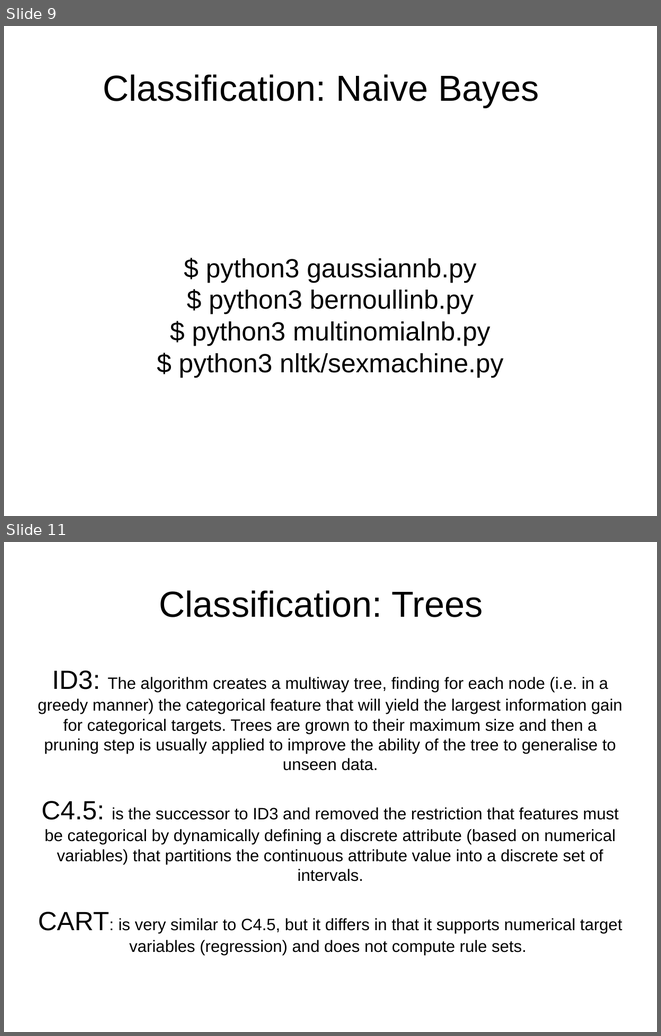
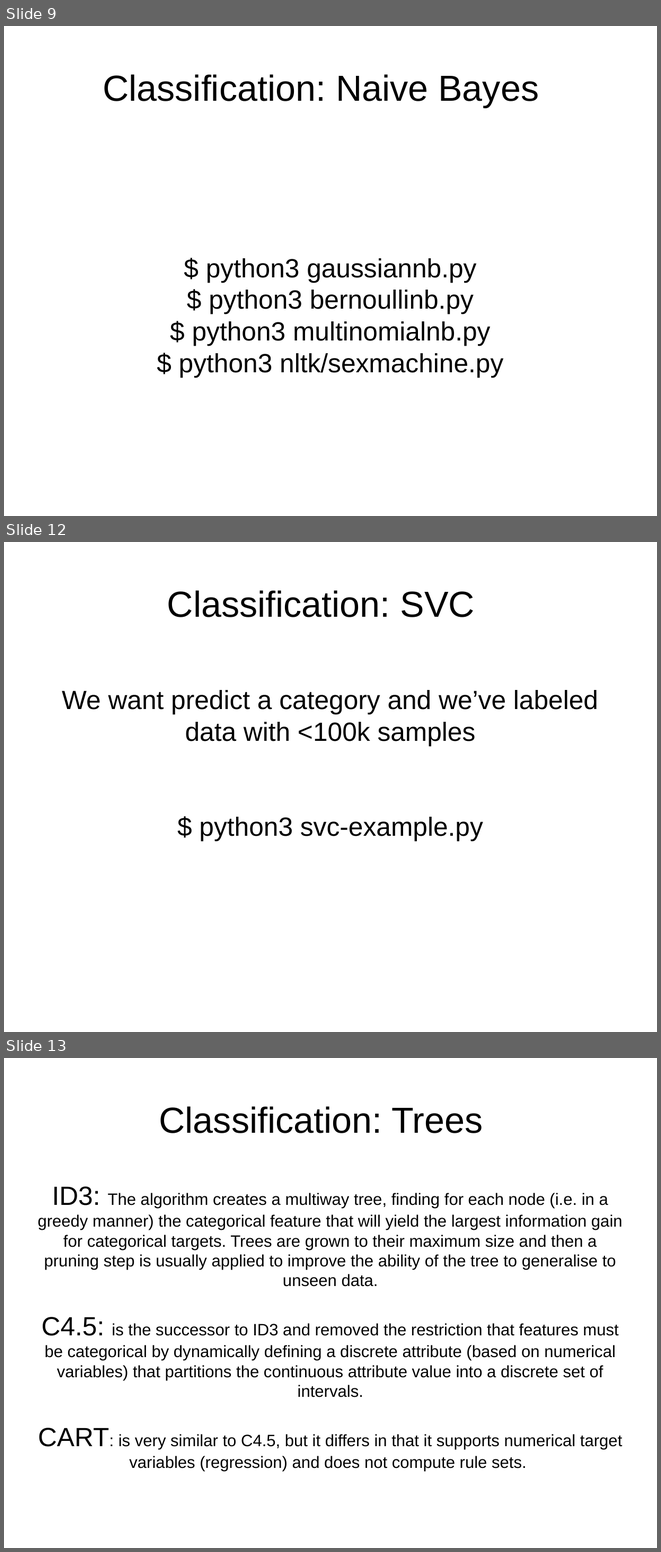
Before and after one commit to davidam/python-examples, a slide deck: presentations/scikit.odp. Shown one above the other, each under a label of ours: slides 9 and 11 before the commit, slides 9, 12 and 13 after it; the slides between them are not shown. The pictures are 661x1036 and 661x1552 pixels, drawn with LibreOffice and Linux fonts; fonts in the diff are those of the drawing. Boxes give left, top, right and bottom in pixels: in the first picture for what was removed or moved away, otherwise in the second. Text is boxed around its words. In the diff, an @@ line names an element or a change of style, - is before the commit and + after.

```diff
--- a/presentations/scikit.odp
+++ b/presentations/scikit.odp
@@ slide 12 added at bbox=[4, 542, 657, 1032], background #FFFFFF @@
@@ title added at bbox=[167, 590, 475, 617], 44 pt, text #000000 @@
+Classification: SVC
@@ subtitle added at bbox=[62, 690, 598, 840], 32 pt, text #000000 @@
+We want predict a category and we’ve labeled data with <100k samples
+$ python3 svc-example.py
@@ what was slide 11 is now slide 13 @@
```
Also in this commit, not shown: 3 slides changed, 2 other slides added.
